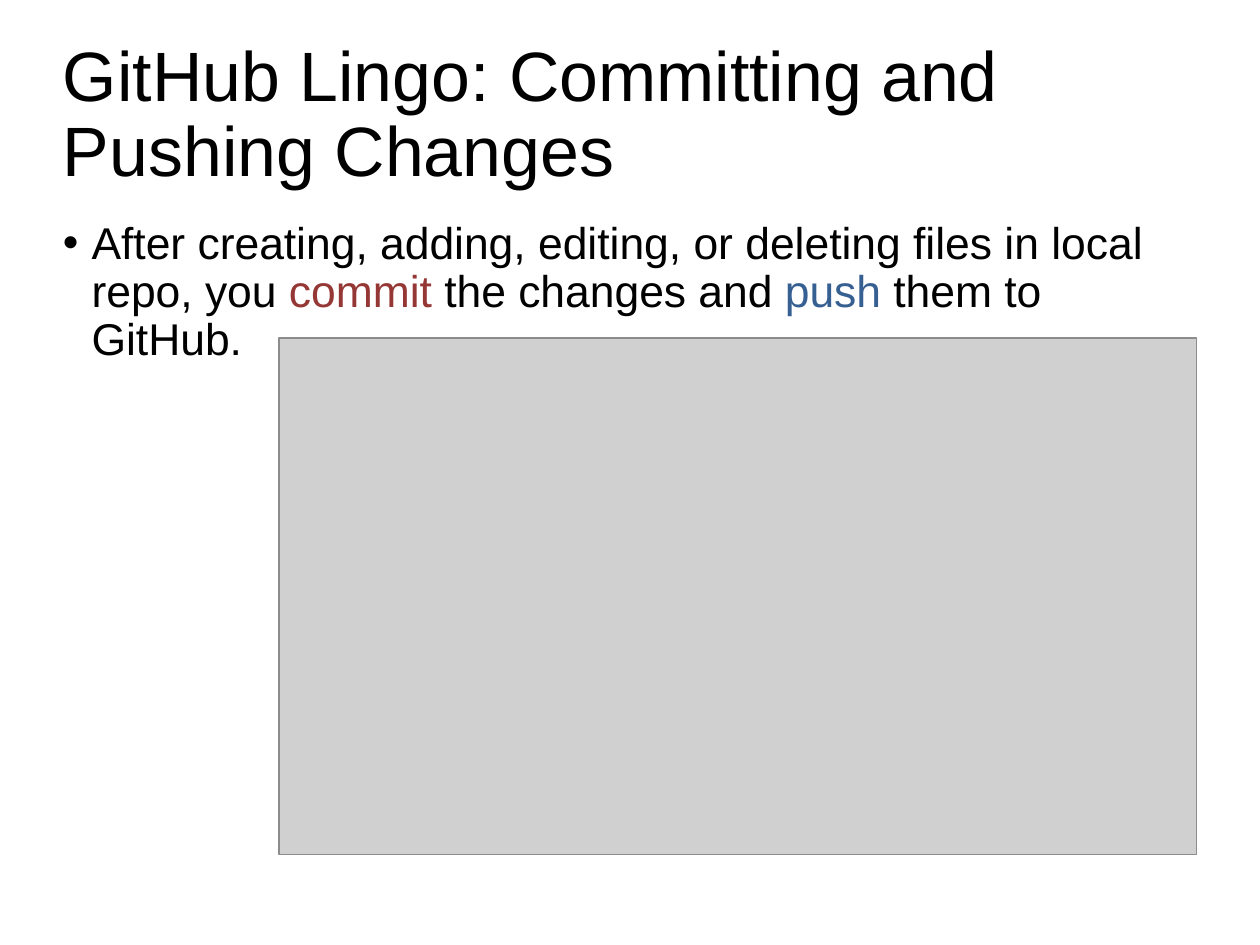
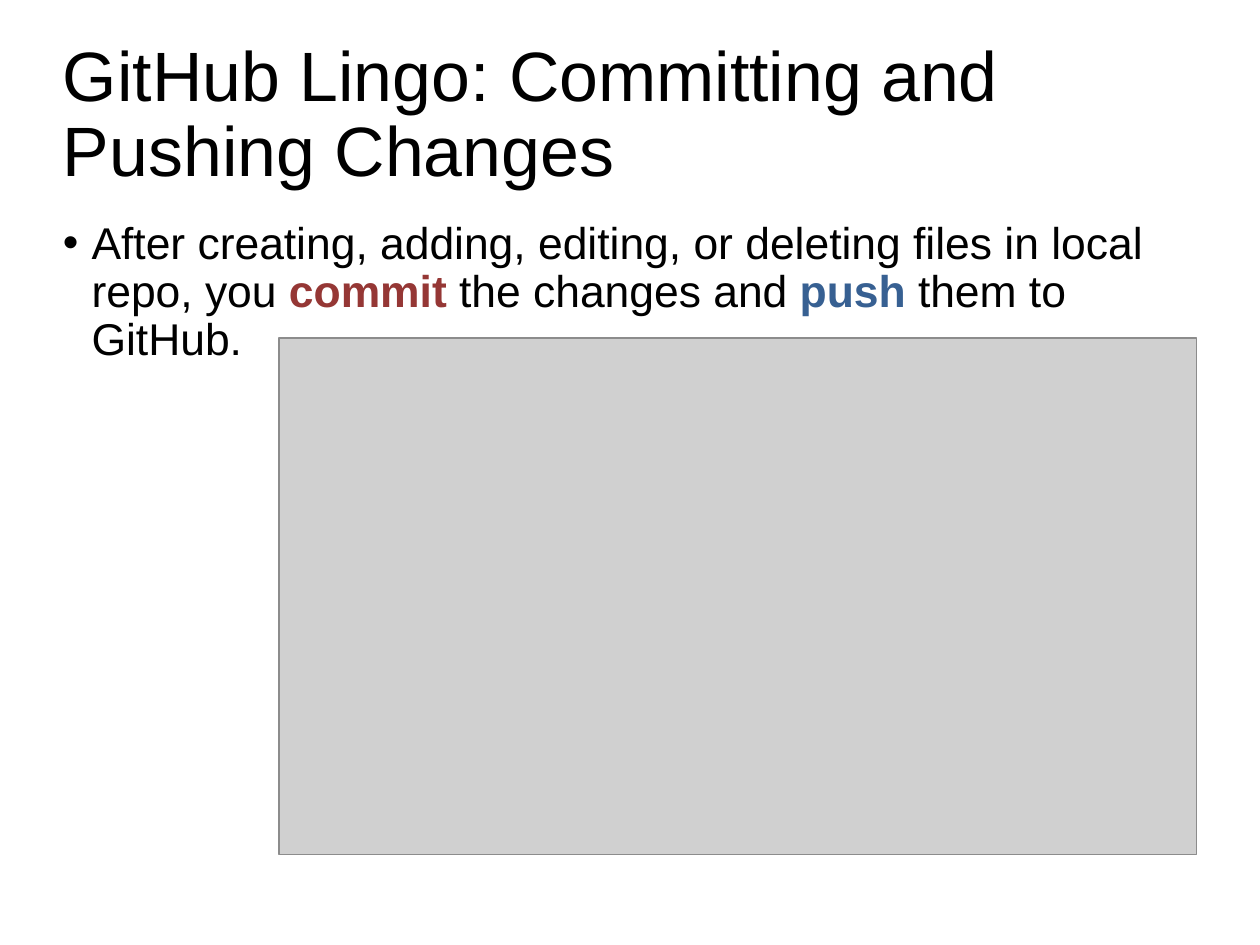
Before and after one commit to jamesclarence/github_presentation, a slide deck: slide 12 of github_demo_11082016.pptx. Drawn at 1260x945 pixels with LibreOffice and Linux fonts; fonts in the diff are those of the drawing; grey boxes stand for pictures. Boxes give left, top, right and bottom in pixels: in the first picture for what was removed or moved away, otherwise in the second. Text is boxed around its words. In the diff, an @@ line names an element or a change of style, - is before the commit and + after.

```diff
--- a/github_demo_11082016.pptx
+++ b/github_demo_11082016.pptx
@@ text "After creating, adding, editing, or ..." at box(92, 226, 1142, 356): bold on in "commit push" @@
```
Also in this commit, not shown: 5 other slides changed, 4 slides added, 1 slide removed, 3 other files.
